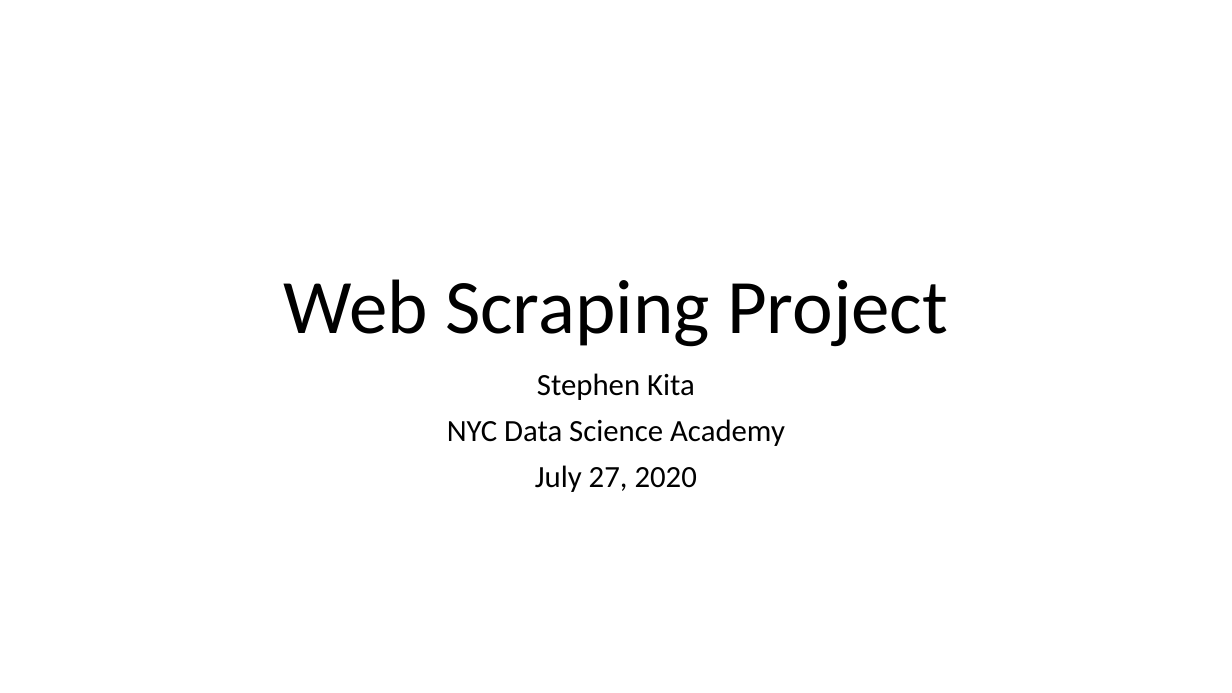
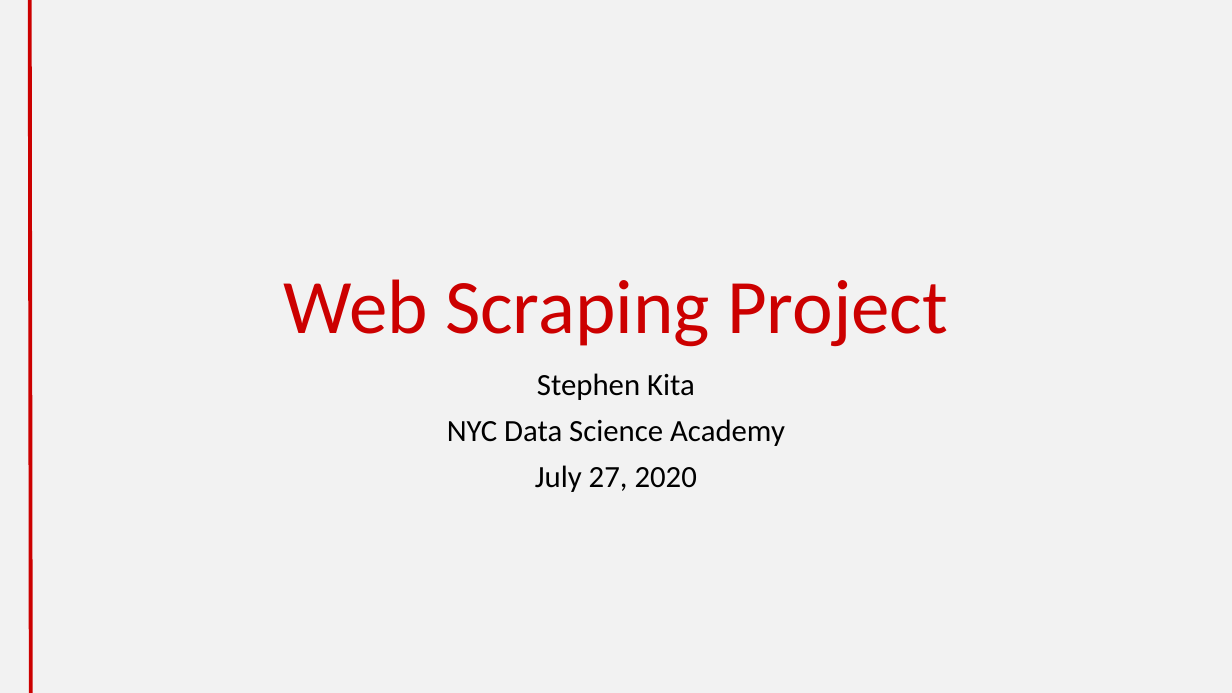
Before and after one commit to cheetahskita/dsa-projects, a slide deck: slide 1 of 1-web-scraping/Web Scraping Project.pptx. Drawn at 1232x693 pixels with LibreOffice and Linux fonts; fonts in the diff are those of the drawing. Boxes give left, top, right and bottom in pixels: in the first picture for what was removed or moved away, otherwise in the second. Text is boxed around its words. In the diff, an @@ line names an element or a change of style, - is before the commit and + after.

Commit message:
final draft of project

```diff
--- a/1-web-scraping/Web Scraping Project.pptx
+++ b/1-web-scraping/Web Scraping Project.pptx
@@ background #FFFFFF to #F2F2F2 @@
@@ line added from (30, 0) to (30, 693), #CC0000 3 pt @@
@@ title "Web Scraping Project" at box(283, 279, 948, 347): text colour #000000 to #CC0000 @@
```
Also in this commit, not shown: 4 other slides changed, 7 slides added, 6 slides removed, 13 other files.
